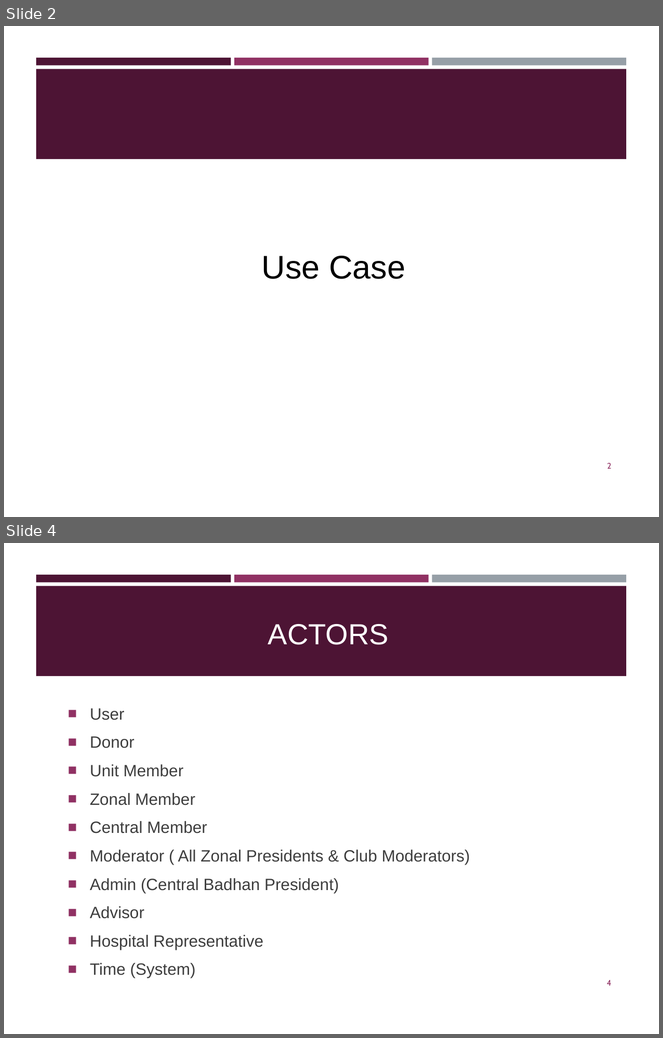
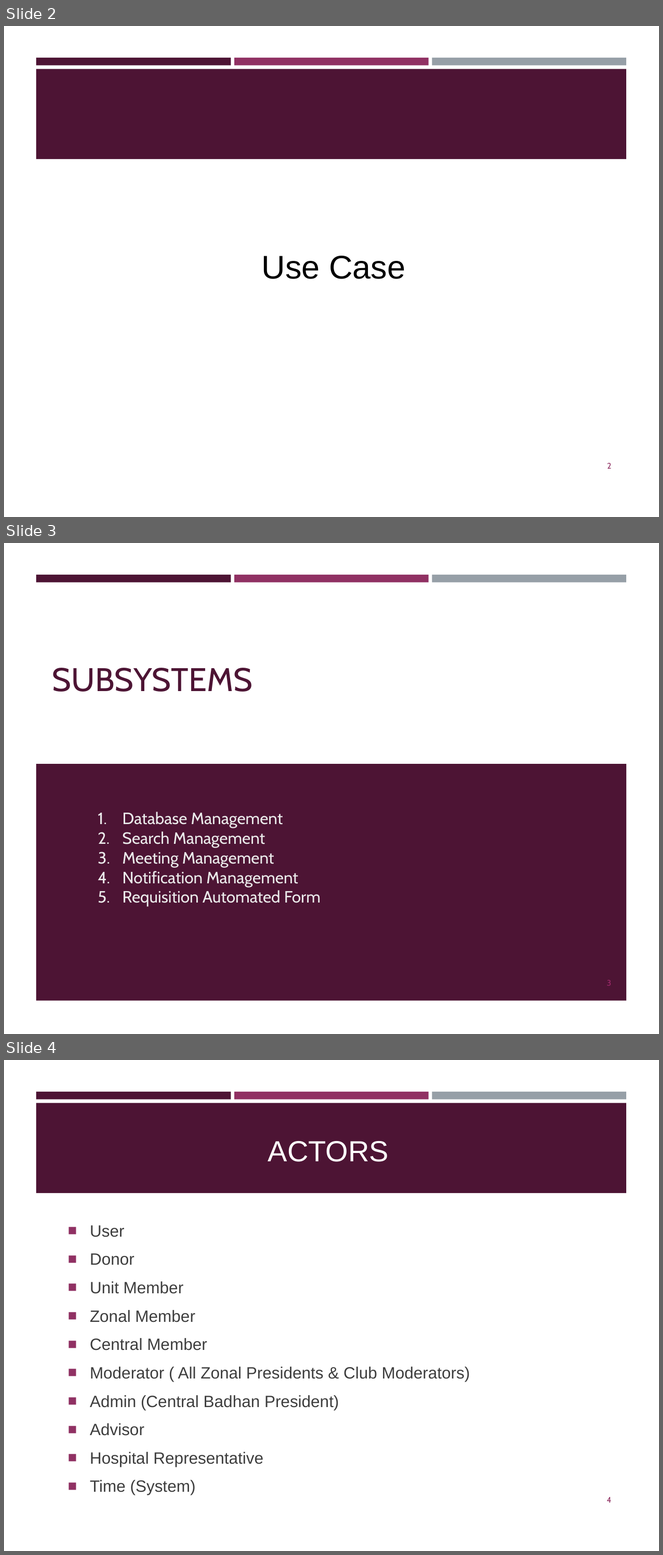
Before and after one commit to anikat1/ISD-Report, a slide deck: 3. BASM Use Case.pptx. Shown one above the other, each under a label of ours: slides 2 and 4 before the commit, slides 2, 3 and 4 after it; the slides between them are not shown. The pictures are 663x1038 and 663x1555 pixels, drawn with LibreOffice and Linux fonts; fonts in the diff are those of the drawing. Boxes give left, top, right and bottom in pixels: in the first picture for what was removed or moved away, otherwise in the second. Text is boxed around its words. In the diff, an @@ line names an element or a change of style, - is before the commit and + after.

```diff
--- a/3. BASM Use Case.pptx
+++ b/3. BASM Use Case.pptx
@@ slide 3 added at (4,543,659,1034), background #FFFFFF; not listed: 3 template elements that a slide beside it also shows @@
@@ title added at (52,668,253,692), 36 pt, text #4D1434 @@
+SUBSYSTEMS
@@ rectangle added at (36,764,626,1000), fill #4D1434 @@
@@ text added at (123,812,321,906), 18 pt, text #EBEBEB @@
+1. Database Management
+2. Search Management
+3. Meeting Management
+4. Notification Management
+5. Requisition Automated Form
@@ page number added at (607,980,612,986), 9 pt, text #9F296B @@
+3
```
Also in this commit, not shown: 1 slide removed, 5 other files.
